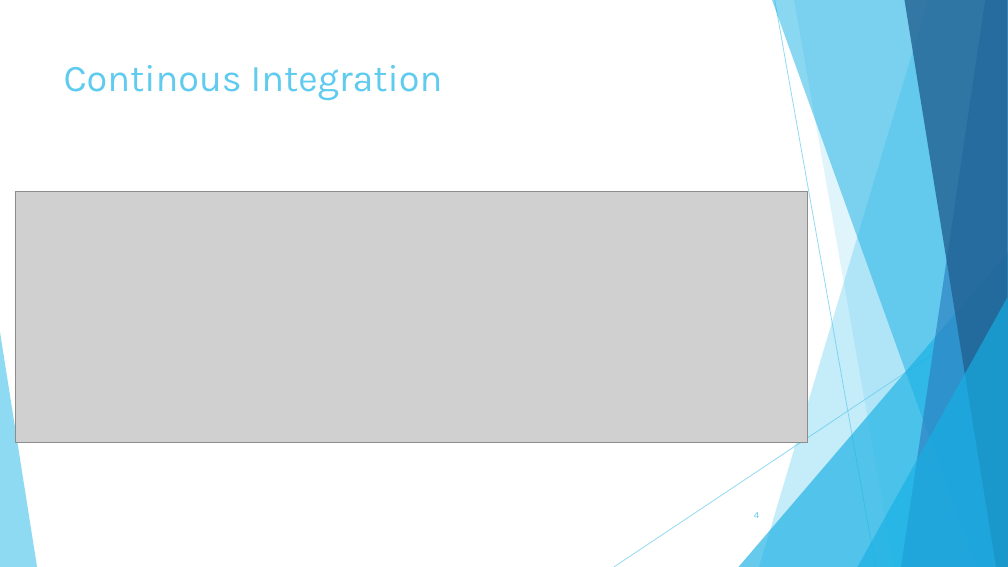
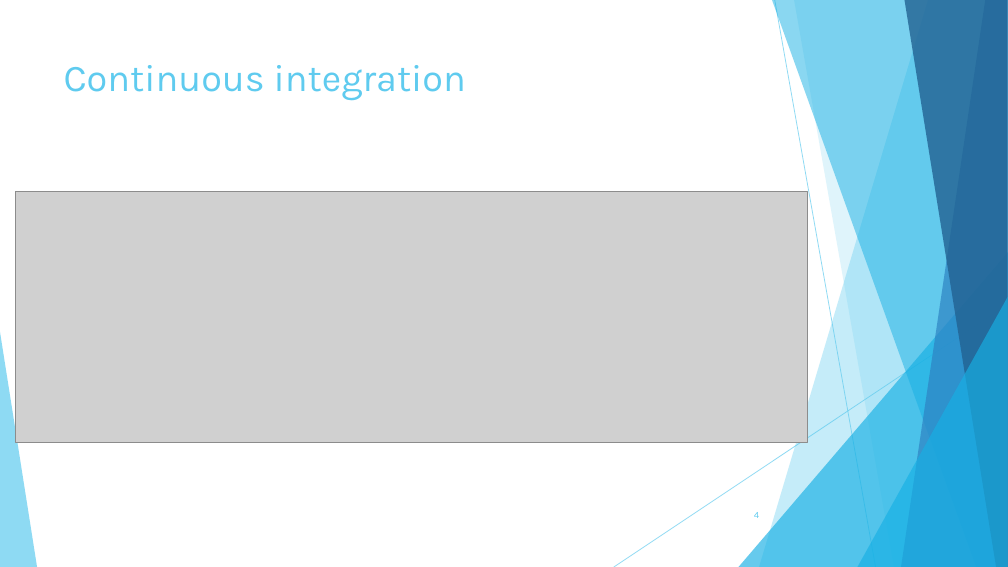
Before and after one commit to TheSlimvReal/PSE---LA-meets-ML, a slide deck: slide 4 of TestReport/Test_report_presentation.pptx. Drawn at 1008x567 pixels with LibreOffice and Linux fonts; fonts in the diff are those of the drawing; grey boxes stand for pictures. Boxes give left, top, right and bottom in pixels: in the first picture for what was removed or moved away, otherwise in the second. Text is boxed around its words. In the diff, an @@ line names an element or a change of style, - is before the commit and + after.

```diff
--- a/TestReport/Test_report_presentation.pptx
+++ b/TestReport/Test_report_presentation.pptx
@@ title at [64,65,466,101]: text changed @@
-Continous Integration
+Continuous integration
```
Also in this commit, not shown: 2 other slides changed, 2 other files.
